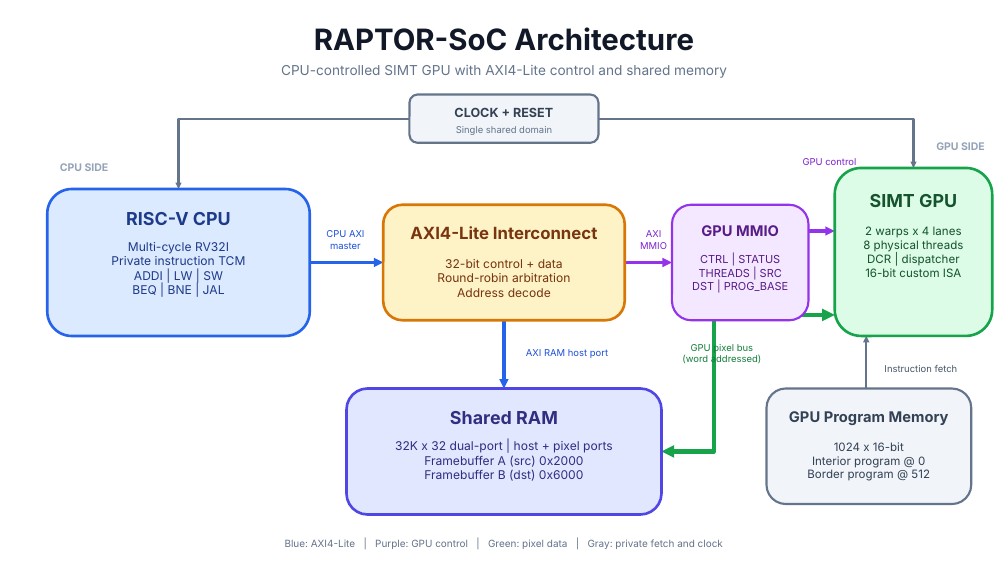
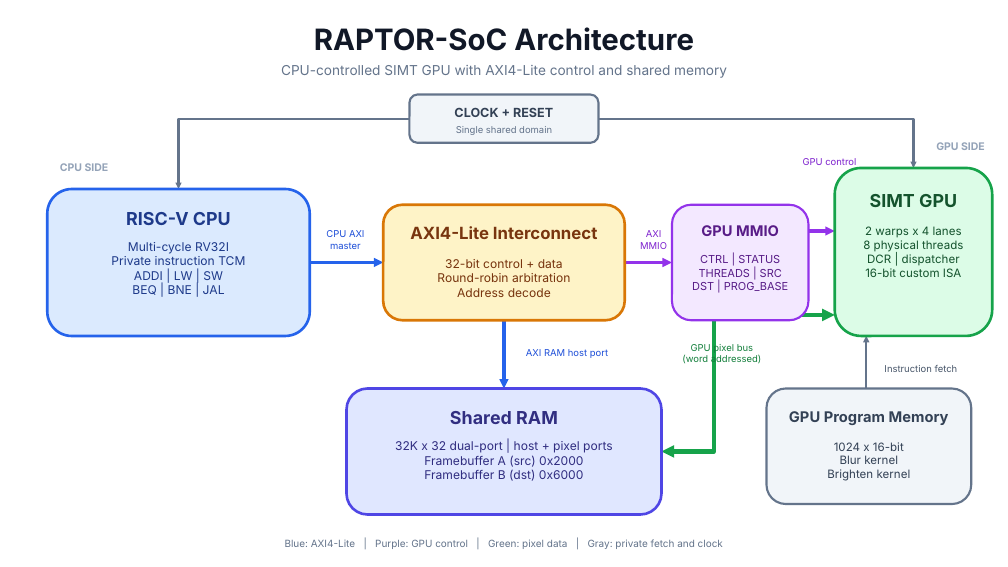
Before and after one commit to ramselvaraj/RAPTOR-SoC, a slide deck: slide 1 of docs/assets/raptor-soc-architecture.pptx. Drawn at 1008x567 pixels with LibreOffice and Linux fonts; fonts in the diff are those of the drawing. Boxes give left, top, right and bottom in pixels: in the first picture for what was removed or moved away, otherwise in the second. Text is boxed around its words. In the diff, an @@ line names an element or a change of style, - is before the commit and + after.

Commit message:
docs: replace architecture source with DeckCraft

```diff
--- a/docs/assets/raptor-soc-architecture.pptx
+++ b/docs/assets/raptor-soc-architecture.pptx
@@ text at (x1=827, y1=455, x2=911, y2=481): text changed @@
-Interior program @ 0
-Border program @ 512
+Blur kernel
+Brighten kernel
```
Also in this commit, not shown: 5 other files.
